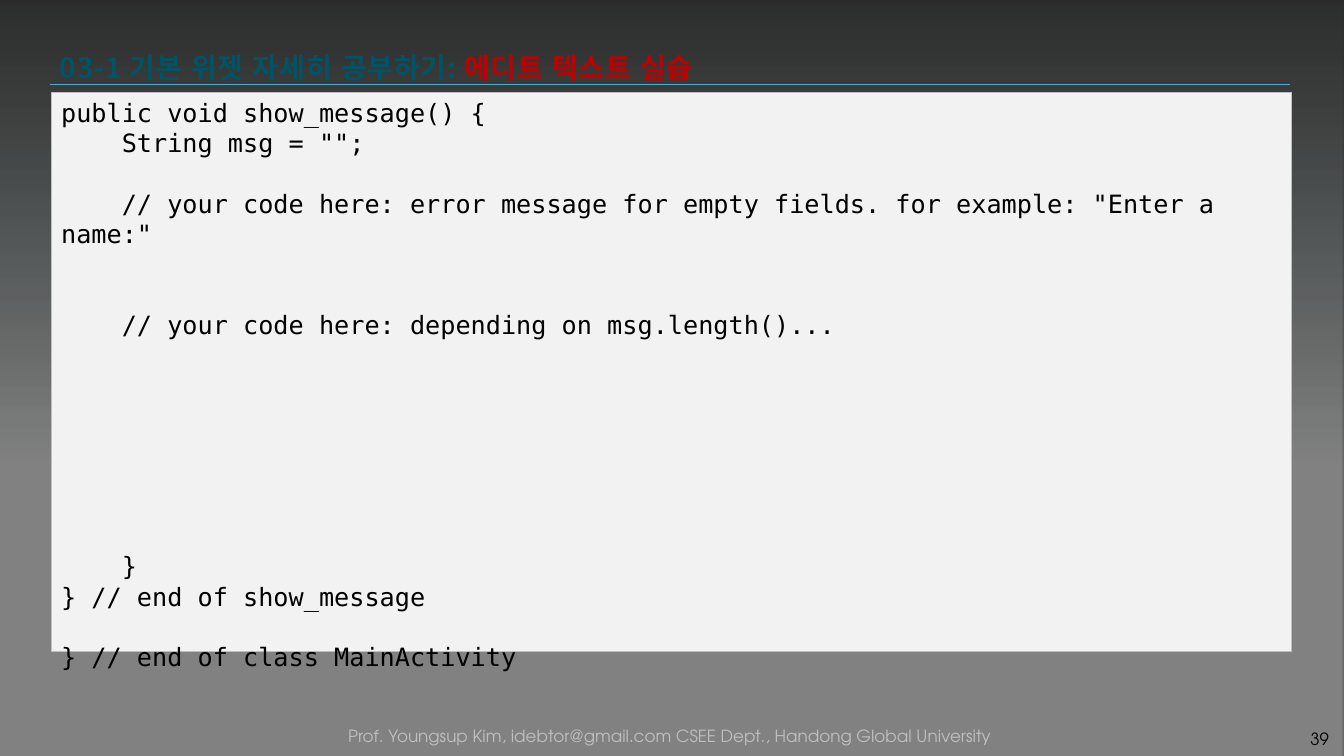
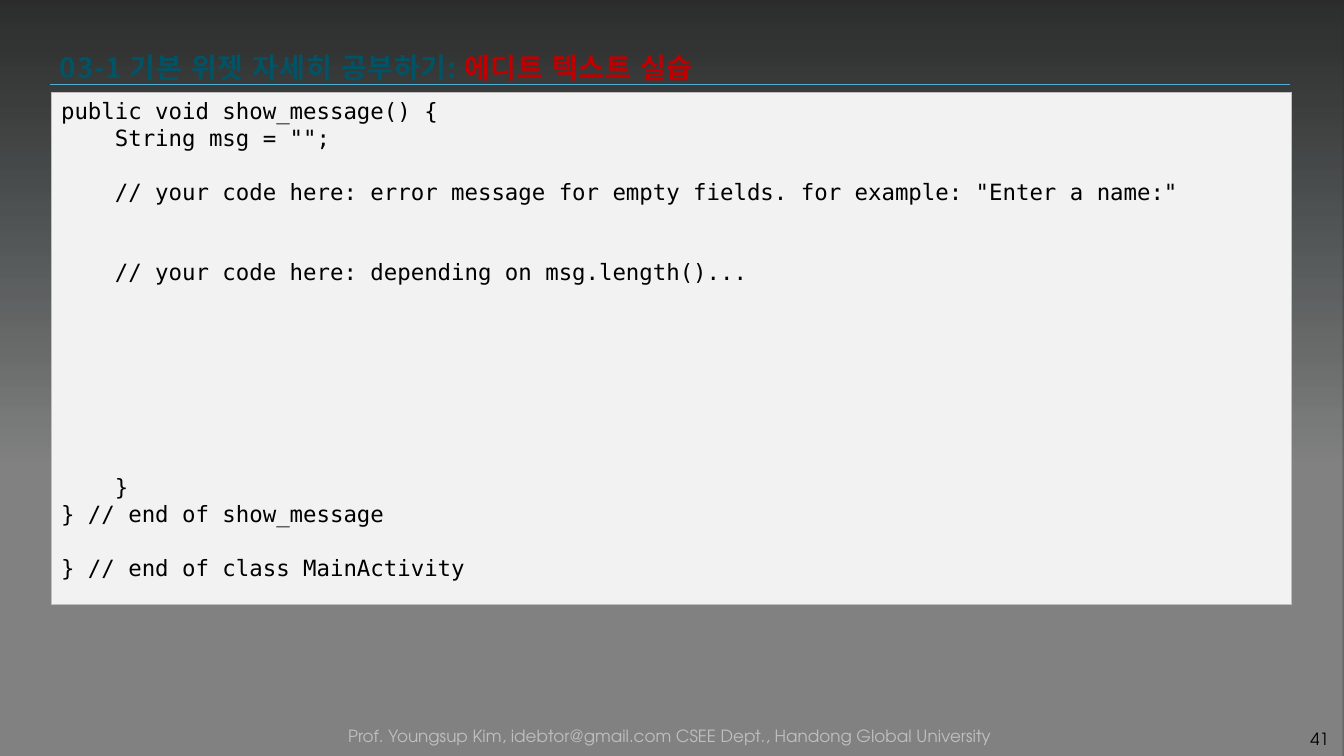
Before and after one commit to tae7841/HuStarAS, a slide deck: slide 41 of ppts/03Widget.pptx (slide 39 before the commit). Drawn at 1344x756 pixels with LibreOffice and Linux fonts; fonts in the diff are those of the drawing; background and template pictures are left out; a plain dark background stands for a picture behind light text. Boxes give left, top, right and bottom in pixels: in the first picture for what was removed or moved away, otherwise in the second. Text is boxed around its words. In the diff, an @@ line names an element or a change of style, - is before the commit and + after.

```diff
--- a/ppts/03Widget.pptx
+++ b/ppts/03Widget.pptx
@@ rectangle "public void show_message() {": place and size @@
-rectangle "public void show_message() {" at <box>51,93,1293,652</box>
+rectangle "public void show_message() {" at <box>51,93,1293,605</box>
@@ rectangle "public void show_message() {" at <box>51,93,1293,605</box>: size 18 to 16 pt @@
@@ page number at <box>1310,732,1329,745</box>: text changed @@
-39
+41
```
Also in this commit, not shown: 11 other slides changed, 7 slides added, 3 slides removed, 34 other files.
